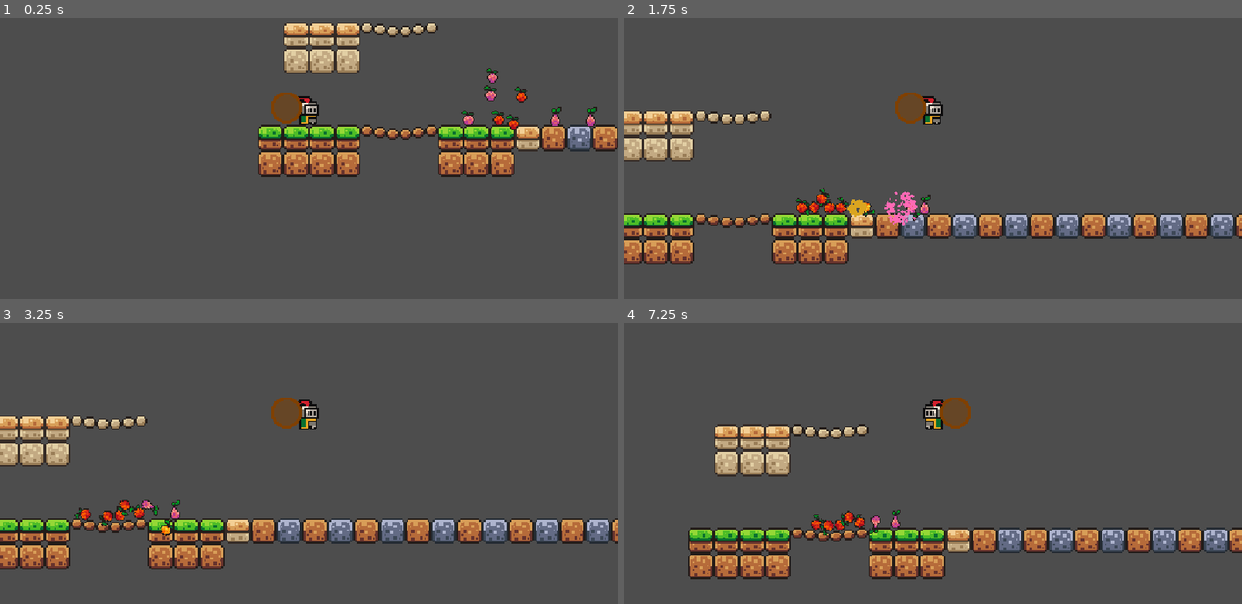
Above: before the commit, frames 1-4 (two rows, left to right).
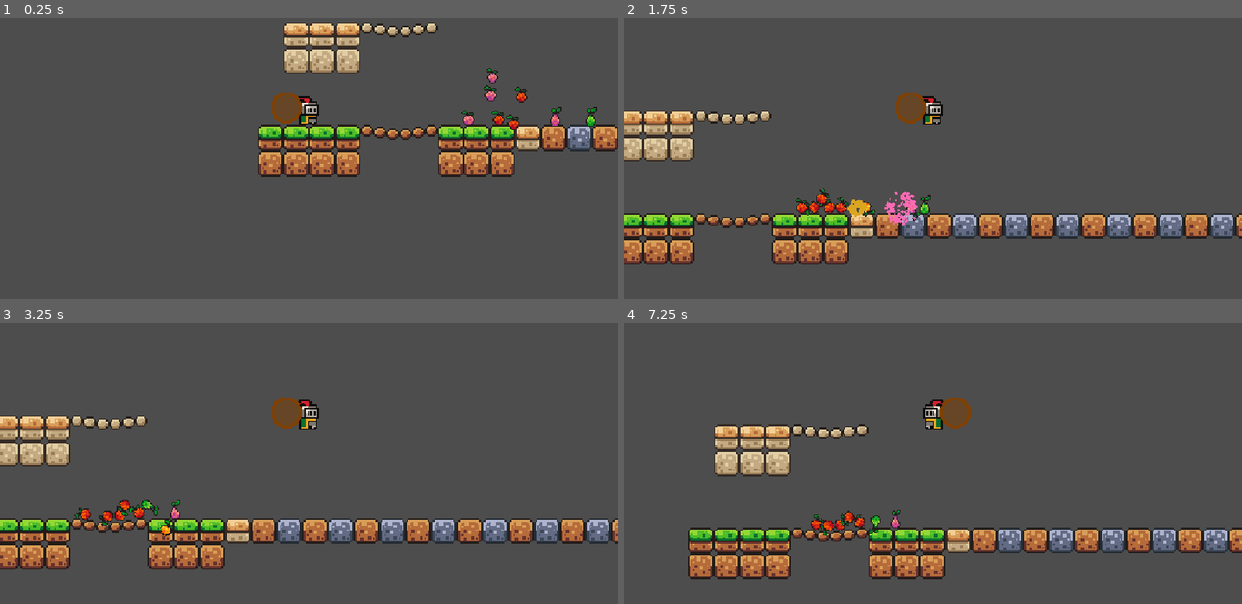
Above: after the commit, the same moments.

Repository: R3nthgar/Gamejam-2026
Game: Godot game, scene res://scenes/world.tscn
Two runs of this game, one before a commit and one after it. Both use one fixed random seed, a clock stepped at 60 frames per second and the inputs below.
Inputs (mouse positions are in pixels of both pictures, inside the frame that each line leads up to):
- Up to frame 1 (0.25 s): no input
- Up to frame 2 (1.75 s): move the mouse to (1124, 119) at 0.52 s; hold D (right) from 0.53 s (still down); click (1124, 119) at 0.67 s; tap W (up) at 0.77, 1.52 s; move the mouse to (963, 217) at 1.27 s; click (963, 217) at 1.42 s
- Up to frame 3 (3.25 s): move the mouse to (179, 519) at 2.02 s; release D (right) at 2.03 s; hold A (left) 2.03-2.78 s; click (179, 519) at 2.17 s; move the mouse to (265, 412) at 2.77 s; hold D (right) from 2.78 s (still down); click (265, 412) at 2.92 s; tap W (up) at 3.02 s
- Up to frame 4 (7.25 s): move the mouse to (648, 519) at 3.52 s; click (648, 519) at 3.67 s; tap W (up) at 3.77, 4.52, 6.02, 6.77 s; move the mouse to (747, 379) at 4.27 s; release D (right) at 4.28 s; hold A (left) 4.28-5.03 s; move the mouse to (648, 522) at 5.02 s; hold D (right) 5.03-5.78 s; click (648, 522) at 5.17 s; move the mouse to (840, 342) at 5.77 s; hold A (left) from 5.78 s (still down); move the mouse to (698, 519) at 6.52 s; click (698, 519) at 6.67 s

The runs differ from the first frame. In frame 1, less than 0.1% of the frame differs, in the area x 95-97%, y 34-39%; in frame 2, less than 0.1%; in frame 3, less than 0.1%; in frame 4, less than 0.1%.

Commit message:
Minor Changes

Diff:
--- a/assets/maptiles.tres
+++ b/assets/maptiles.tres
@@ -7,7 +7,6 @@
 0:0/next_alternative_id = 2
 0:0/0 = 0
 0:0/0/physics_layer_0/polygon_0/points = PackedVector2Array(-8, -8, 8, -8, 8, 8, -8, 8)
-0:0/1 = 1
 1:0/0 = 0
 1:0/0/physics_layer_0/polygon_0/points = PackedVector2Array(-8, -8, 8, -8, 8, 8, -8, 8)
 2:0/0 = 0
--- a/scenes/collectible.tscn
+++ b/scenes/collectible.tscn
@@ -33,6 +33,10 @@
 [sub_resource type="AtlasTexture" id="AtlasTexture_mh687"]
 atlas = ExtResource("2_1pg6c")
 region = Rect2(16, 32, 16, 16)
+
+[sub_resource type="AtlasTexture" id="AtlasTexture_72l5o"]
+atlas = ExtResource("2_1pg6c")
+region = Rect2(16, 0, 16, 16)
 
 [sub_resource type="AtlasTexture" id="AtlasTexture_61c27"]
 atlas = ExtResource("2_1pg6c")
@@ -83,6 +87,14 @@
 }],
 "loop": true,
 "name": &"potion",
+"speed": 5.0
+}, {
+"frames": [{
+"duration": 1.0,
+"texture": SubResource("AtlasTexture_72l5o")
+}],
+"loop": true,
+"name": &"potion2",
 "speed": 5.0
 }, {
 "frames": [{
@@ -145,7 +157,7 @@
 position = Vector2(0, -1.75)
 scale = Vector2(0.75, 0.75)
 sprite_frames = SubResource("SpriteFrames_61c27")
-animation = &"potion"
+animation = &"potion2"
 autoplay = "apple"
 
 [node name="Particles" type="GPUParticles2D" parent="CollectibleCollision"]
--- a/scenes/color_potion.tscn
+++ b/scenes/color_potion.tscn
@@ -7,8 +7,5 @@
 script = ExtResource("2_hd0s4")
 metadata/timer_length = 0.1
 
-[node name="CollectibleImage" parent="CollectibleCollision" index="0"]
-animation = &"gold_apple"
-
 [node name="Timer" parent="CollectibleCollision" index="2"]
 wait_time = 0.25
--- a/scenes/scaling_potion.tscn
+++ b/scenes/scaling_potion.tscn
@@ -5,3 +5,4 @@
 
 [node name="ScalingPotion" instance=ExtResource("1_c8cev")]
 script = ExtResource("2_tdmsy")
+metadata/collectible = "potion2"
--- a/scenes/world.tscn
+++ b/scenes/world.tscn
@@ -43,6 +43,7 @@
 
 [node name="ScalingPotion" parent="." instance=ExtResource("4_k0juu")]
 position = Vector2(175, -7)
+metadata/timer_length = 5.0
 
 [node name="ColorPotion" parent="." instance=ExtResource("5_71j4m")]
 position = Vector2(153, -21)
--- a/scripts/collectible.gd
+++ b/scripts/collectible.gd
@@ -7,7 +7,7 @@
 var prev_velocity=[Vector2(0,0),Vector2(0,0)]
 func get_good_velocity():
 	return prev_velocity[0]
-const allowable_collectibles=["purple_grapes", "apple", "apples", "potion", "red_apple", "gold_apple"]
+const allowable_collectibles=["purple_grapes", "apple", "apples", "potion", "red_apple", "gold_apple", "potion2"]
 var held=false
 var in_bag=false
 var should_set_position=false
--- a/scripts/potion.gd
+++ b/scripts/potion.gd
@@ -5,7 +5,7 @@
 
 func apply_effect(targeted, reversed: bool):
 	pass
-const shatter_speed=200
+const shatter_speed=250
 var exploded=false
 var affected=[]
 func _on_body_entered(body: Node) -> void:
@@ -14,8 +14,9 @@
 		dif_velocity=(body.get_good_velocity()-prev_velocity[0]).length()
 	else:
 		dif_velocity=prev_velocity[0].length()
-	if(dif_velocity>=shatter_speed and not in_bag and not exploded):
+	if(dif_velocity>=shatter_speed and not in_bag and not held and ((not body.is_held()) if body.is_class("RigidBody2D") else true) and not exploded):
 		print("kablooey")
+		exploded=true
 		timer.start()
 		emit_particles(Color("hotpink"), 1)
 		affected=potion_effect.get_overlapping_bodies()
--- a/scripts/scaling_potion.gd
+++ b/scripts/scaling_potion.gd
@@ -5,6 +5,13 @@
 var time_passed=0
 var speed=2
 func apply_effect(targeted, reversed: bool):
+	if(scale_arr.size()>0):
+		for entry in scale_arr:
+			var targetable=entry[0]
+			var old_scale=entry[1]
+			var new_scale=entry[2]
+			targetable.scale=new_scale
+		scale_arr=[]
 	time_passed=0
 	for targetable in targeted:
 		if targetable.is_class("RigidBody2D"):
Not shown: 1 places in scenes/collectible.tscn that only renumber resources
